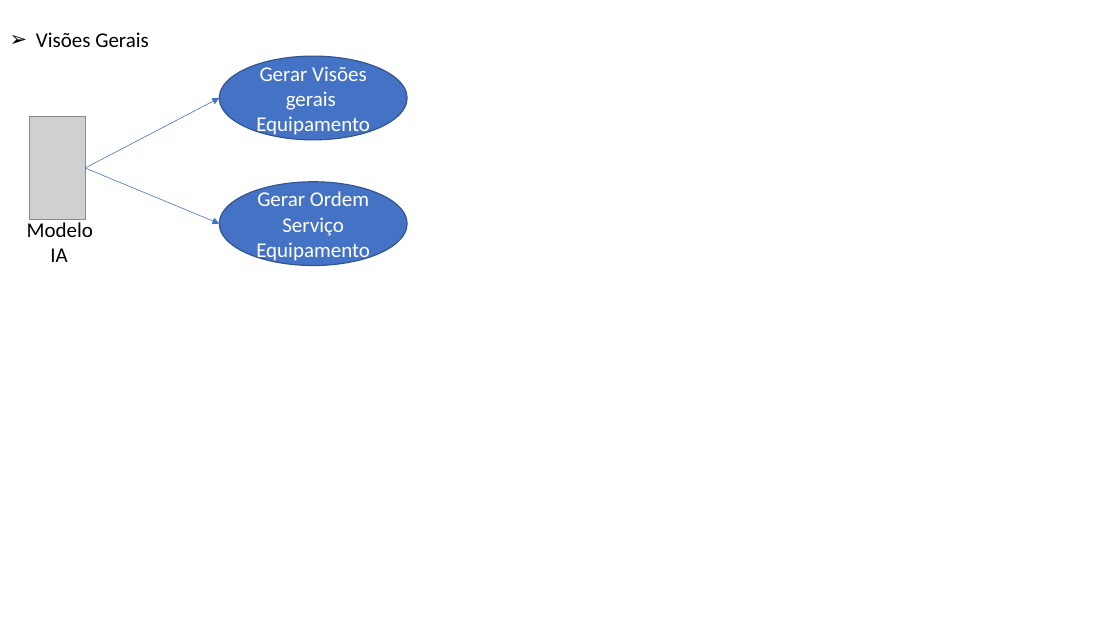
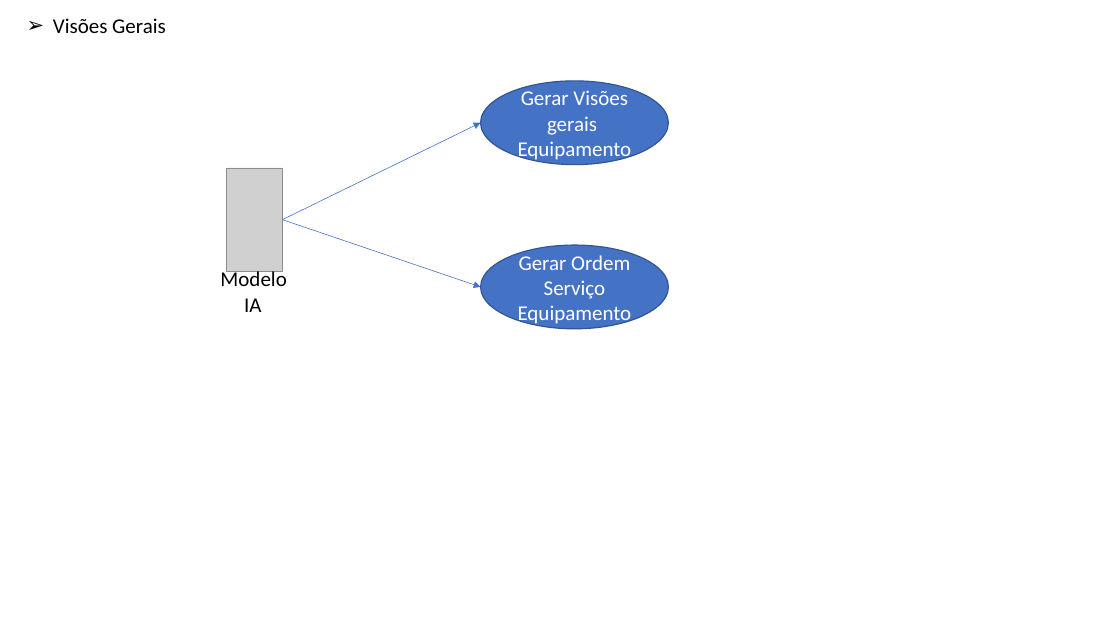
Before and after one commit to liorspencer/RepairIQ, a slide deck: slide 3 of docs/DiagramaCasoDeUso.pptx. Drawn at 1120x630 pixels with LibreOffice and Linux fonts; fonts in the diff are those of the drawing; grey boxes stand for pictures. Boxes give left, top, right and bottom in pixels: in the first picture for what was removed or moved away, otherwise in the second. Text is boxed around its words. In the diff, an @@ line names an element or a change of style, - is before the commit and + after.

```diff
--- a/docs/DiagramaCasoDeUso.pptx
+++ b/docs/DiagramaCasoDeUso.pptx
@@ text "Visões Gerais": place and size @@
-text "Visões Gerais" at [36,32,149,47]
+text "Visões Gerais" at [53,18,166,33]
@@ ellipse "Gerar Visões gerais": place and size @@
-ellipse "Gerar Visões gerais" at [219,56,408,140]
+ellipse "Gerar Visões gerais" at [481,81,669,165]
@@ arrow moved from (85, 168) - (219, 98) to (282, 220) - (481, 123) @@
@@ picture: place and size @@
-picture at [29,116,85,219]
+picture at [227,168,282,271]
@@ arrow moved from (85, 168) - (219, 223) to (282, 220) - (481, 287) @@
@@ text "Modelo": place and size @@
-text "Modelo" at [27,219,93,262]
+text "Modelo" at [220,269,286,312]
@@ ellipse "Gerar Ordem Serviço": place and size @@
-ellipse "Gerar Ordem Serviço" at [219,181,408,266]
+ellipse "Gerar Ordem Serviço" at [481,245,669,329]
```
Also in this commit, not shown: 1 other slide changed, 2 slides added.
